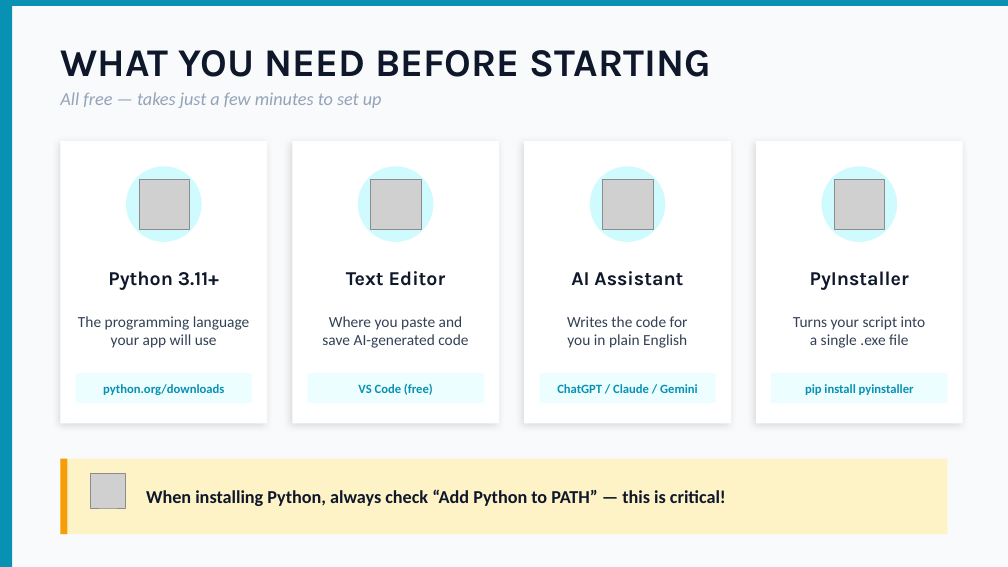
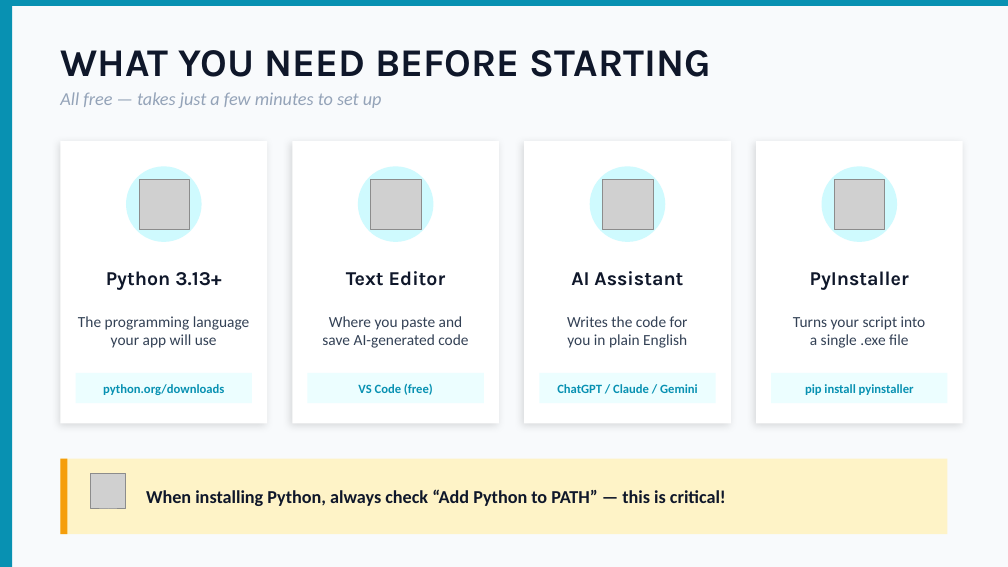
Before and after one commit to pedroaovieira/llm_ai, a slide deck: slide 4 of no_code_app/build_local_apps_presentation.pptx. Drawn at 1008x567 pixels with LibreOffice and Linux fonts; fonts in the diff are those of the drawing; grey boxes stand for pictures. Boxes give left, top, right and bottom in pixels: in the first picture for what was removed or moved away, otherwise in the second. Text is boxed around its words. In the diff, an @@ line names an element or a change of style, - is before the commit and + after.

```diff
--- a/no_code_app/build_local_apps_presentation.pptx
+++ b/no_code_app/build_local_apps_presentation.pptx
@@ text at <box>106,271,221,290</box>: text changed @@
-Python 3.11+
+Python 3.13+
```
Also in this commit, not shown: 5 other files.
